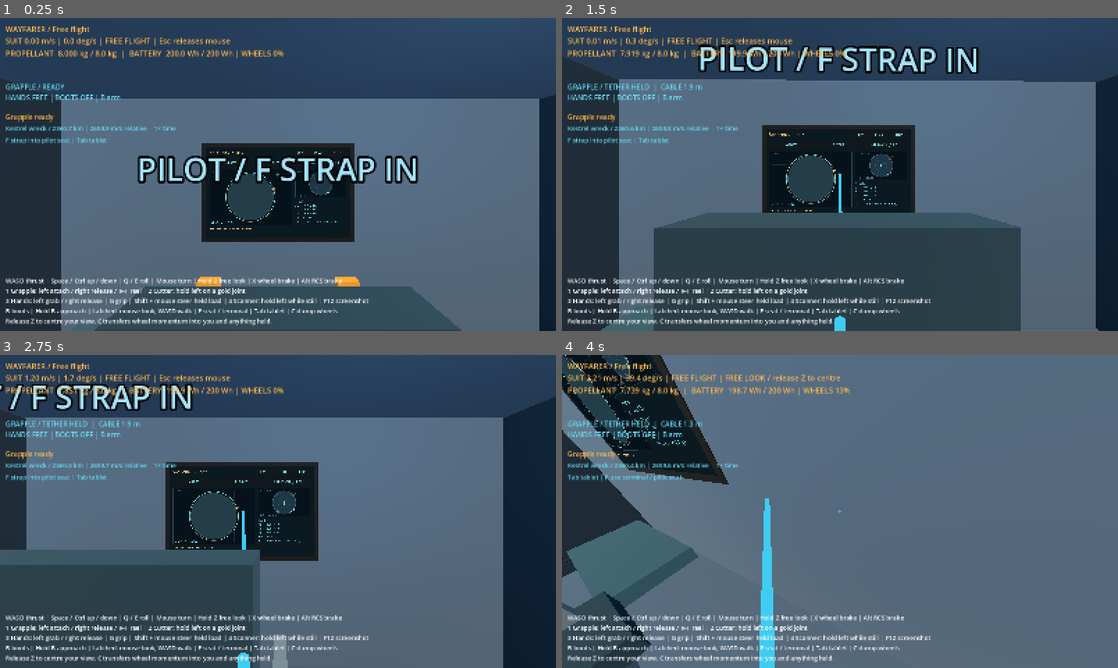
Above: before the commit, frames 1-4 (two rows, left to right).
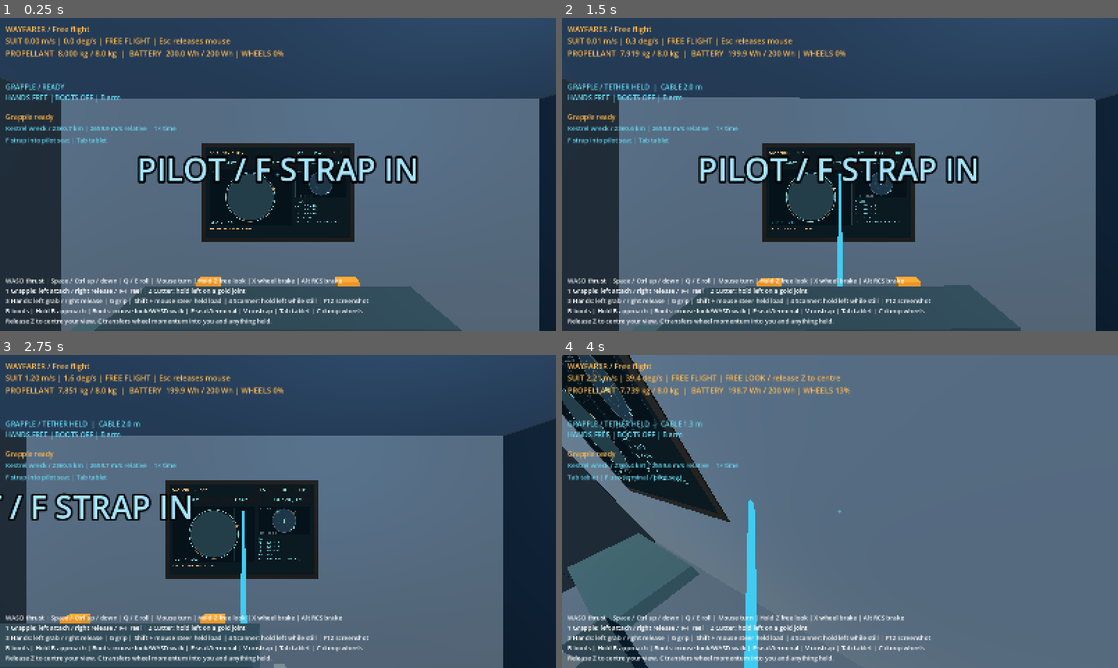
Above: after the commit, the same moments.

Repository: Conrad-N/Wayfarer
Game: Godot game, scene res://scenes/main.tscn
Same seed, same stepped clock (60 frames per second), same inputs: the game is played once before the commit and once after it.
Inputs (mouse positions are in pixels of both pictures, inside the frame that each line leads up to):
- Up to frame 1 (0.25 s): no input
- Up to frame 2 (1.5 s): tap Enter at 0.5 s; move the mouse to (867, 174) at 0.52 s; hold Z (freelook) 0.53-1.28 s; hold W (move_forward) from 0.53 s (still down); click (867, 174) at 0.67 s; tap F (interact) at 0.8, 1.35 s; move the mouse to (812, 174) at 1.27 s; click (812, 174) at 1.42 s
- Up to frame 3 (2.75 s): tap Tab (tablet) at 1.55 s; move the mouse to (333, 442) at 2.02 s; release W (move_forward) at 2.03 s; hold D (move_right) from 2.03 s (still down); hold Tab (tablet) from 2.03 s (still down); click (333, 442) at 2.17 s; tap V (unstrap, bound only after the commit) at 2.3 s
- Up to frame 4 (4 s): move the mouse to (834, 517) at 2.77 s; release D (move_right) at 2.78 s; release Tab (tablet) at 2.78 s; hold W (move_forward) from 2.78 s (still down); tap V (unstrap, bound only after the commit) at 2.85 s; click (834, 517) at 2.92 s; tap Z (freelook) at 3.05 s; move the mouse to (878, 514) at 3.52 s; hold Z (freelook) from 3.53 s (still down); click (878, 514) at 3.67 s; tap F (interact) at 3.8 s

The runs differ from the first frame. In frame 1, 0.4% of the frame differs, in the area x 16-66%, y 92-95%; in frame 2, 30%, in the area x 0-100%, y 8-100%; in frame 3, 24%; in frame 4, 13%.

Commit message:
controls: enable seated free look and dedicated unstrap key
Seated mouse movement always aims the camera freely without Z or resource cost.
V releases the harness regardless of aim or an open terminal/tablet, closes screen
input, restores normal camera height and centres the EVA view without changing
physical motion. Harness loss performs the same camera cleanup. HUD shows free
look and the V exit hint; contextual F behavior remains available.

Verified ./check.sh: 3064 checks, zero failures and no script/leak warnings.
Main scene boots headless cleanly. Fullscreen native mouse/V input verified free
seated look and exiting from an open tablet. Tests cover screen ownership,
resource-free aim, moving-carrier release and unexpected harness loss.

Diff:
--- a/godot/project.godot
+++ b/godot/project.godot
@@ -156,6 +156,11 @@
 "events": [Object(InputEventKey,"physical_keycode":90)]
 }
 
+unstrap={
+"deadzone": 0.2,
+"events": [Object(InputEventKey,"physical_keycode":86)]
+}
+
 [physics]
 
 3d/physics_engine="Jolt Physics"
--- a/godot/scenes/main.tscn
+++ b/godot/scenes/main.tscn
@@ -79,7 +79,7 @@
 grow_vertical = 0
 mouse_filter = 2
 theme_override_font_sizes/font_size = 18
-text = "WASD thrust | Space / Ctrl up / down | Q / E roll |  …(269 unchanged characters)… screenshot\nB boots | Hold B approach | Latched: mouse look, WASD walk | F seat / terminal | Tab tablet | C dump wheels\nRelease Z …(77 unchanged characters)…
+text = "WASD thrust | Space / Ctrl up / down | Q / E roll |  …(269 unchanged characters)… screenshot\nB boots | Hold B approach | Boots: mouse look/WASD walk | F seat/terminal | V unstrap | Tab tablet | C dump wheels\nRelease Z …(77 unchanged characters)…
 
 [node name="GrappleStatus" type="Label" parent="HUD"]
 offset_left = 16.0
--- a/godot/scripts/ship/ship_interaction.gd
+++ b/godot/scripts/ship/ship_interaction.gd
@@ -10,6 +10,7 @@
 var _camera: Camera3D
 var _standing_camera_position: Vector3
 var _seat_restraint: PhysicalGrip
+var _seat_pose_active: bool = false
 
 
 
@@ -65,6 +66,7 @@
 		player.global_transform = approach_pose
 		return false
 	_standing_camera_position = _camera.position
+	_seat_pose_active = true
 	_camera.position = Vector3(0, 0.35, 0)
 	player.centre_head()
 	for child_name: String in ["PhysicalGrip", "MagneticBoots"]:
@@ -86,8 +88,11 @@
 
 ## Unbuckle without changing the actual momentum solved by the seat constraint.
 func unstrap() -> void:
-	if is_seated():
+	if _seat_pose_active:
+		close_screen()
 		_camera.position = _standing_camera_position
+		player.centre_head()
+		_seat_pose_active = false
 	if is_instance_valid(_seat_restraint):
 		_seat_restraint.release()
 	if is_instance_valid(player):
@@ -128,13 +133,15 @@
 func _physics_process(_delta: float) -> void:
 	if not is_instance_valid(player):
 		return
+	if _seat_pose_active and not is_seated():
+		unstrap()
 	player.set_meta("seated", is_seated())
 	if is_open():
-		hint = "Esc / F close screen | Tab tablet" + (" | HARNESS SECURED" if is_seated() else " | UNRESTRAINED")
+		hint = "Esc / F close screen | Tab tablet" + (" | HARNESS SECURED | V unstrap" if is_seated() else " | UNRESTRAINED")
 		if not active_screen.is_available():
 			close_screen()
 	elif is_seated():
-		hint = "HARNESS SECURED | F use terminal" if _aimed_screen() != null else "HARNESS SECURED | F unstrap | Tab flight controls"
+		hint = "HARNESS SECURED | Mouse look | V unstrap | F use terminal | Tab tablet"
 	else:
 		var target: WorldScreen = _aimed_screen()
 		hint = "F strap into pilot seat | Tab tablet" if _aimed_seat() else ("F use %s terminal | Tab tablet" % target.panel.current_app if target != null else "Tab tablet | F use terminal / pilot seat")
@@ -142,6 +149,11 @@
 
 func _input(event: InputEvent) -> void:
 	if not is_instance_valid(player):
+		return
+	if is_seated() and event.is_action("unstrap"):
+		if event.is_pressed() and not event.is_echo():
+			unstrap()
+		get_viewport().set_input_as_handled()
 		return
 	if event.is_action_pressed("tablet") and not event.is_echo():
 		if active_screen == tablet:
--- a/godot/scripts/world/main.gd
+++ b/godot/scripts/world/main.gd
@@ -81,7 +81,9 @@
 	_screenshot_notice_seconds = maxf(0.0, _screenshot_notice_seconds - delta)
 	_screenshot_status.visible = _screenshot_notice_seconds > 0.0
 	var capture_hint: String = "Esc releases mouse" if Input.mouse_mode == Input.MOUSE_MODE_CAPTURED else "Click to fly"
-	if _player.is_freelooking():
+	if _player.has_automatic_freelook() and Input.mouse_mode == Input.MOUSE_MODE_CAPTURED:
+		capture_hint = "FREE LOOK"
+	elif _player.is_freelooking():
 		capture_hint = "FREE LOOK / release Z to centre"
 	var brake_hint: String = "RCS BRAKE" if _player.is_braking() else ("WHEEL BRAKE" if _player.is_wheel_braking() else "FREE FLIGHT")
 	if _player.is_wheel_dumping() and not _player.is_braking():
--- a/godot/scripts/world/player.gd
+++ b/godot/scripts/world/player.gd
@@ -188,7 +188,7 @@
 
 
 func _update_head() -> void:
-	if surface_motion_active:
+	if has_automatic_freelook():
 		head_angles_rad -= _pending_look * mouse_sensitivity
 		head_angles_rad.x = wrapf(head_angles_rad.x, -PI, PI)
 		head_angles_rad.y = clampf(head_angles_rad.y, -SURFACE_PITCH_LIMIT_RAD, SURFACE_PITCH_LIMIT_RAD)
@@ -262,13 +262,18 @@
 		camera.basis = Basis.IDENTITY
 
 
-## Hold EVA head-only aiming; walking already permits free camera aim.
+## Hold EVA head-only aiming; walking and seating already permit free camera aim.
 func set_freelooking(enabled: bool) -> void:
 	if _freelooking == enabled:
 		return
 	_freelooking = enabled
-	if not surface_motion_active:
+	if not has_automatic_freelook():
 		centre_head()
+
+
+## Report always-on free camera aiming supplied by boots or the pilot seat.
+func has_automatic_freelook() -> bool:
+	return surface_motion_active or bool(get_meta("seated", false))
 
 
 ## Report whether the EVA head-look modifier is held.
@@ -293,7 +298,7 @@
 func queue_mouse_look(relative: Vector2) -> void:
 	if not relative.is_finite():
 		return
-	if surface_motion_active or _freelooking:
+	if has_automatic_freelook() or _freelooking:
 		_pending_look += relative
 	elif not freeze and not bool(get_meta("seated", false)) and body_follow_enabled and not _braking and not _wheel_braking and not _wheel_dumping:
 		if not _body_follow:
--- a/godot/tests/test_ship_interaction.gd
+++ b/godot/tests/test_ship_interaction.gd
@@ -170,6 +170,111 @@
 	(fixture.root as Node).free()
 
 
+## A strapped pilot can freely inspect the cabin without turning the suit or firing motors.
+func test_seated_mouse_look_is_free_and_keeps_physical_restraint() -> void:
+	var fixture: Dictionary = _fixture()
+	var player: Player = fixture.player
+	var ship: PlayerShip = fixture.ship
+	var interaction: ShipInteraction = fixture.interaction
+	player.position = PlayerShip.SEAT_POSITION
+	await _frames(3)
+	check(interaction.strap_in(), "pilot straps in for cabin look")
+	await _frames(3)
+	var relative: Transform3D = ship.global_transform.affine_inverse() * player.global_transform
+	var battery: float = player.suit.battery_energy_j
+	var propellant: float = player.suit.propellant_kg
+	player.queue_mouse_look(Vector2(-PI * 1.5 / player.mouse_sensitivity, -PI / player.mouse_sensitivity))
+	await _frames(12)
+	check_near(player.head_angles_rad.x, -PI * 0.5, 1e-5, "seated yaw permits a full three-quarter turn without Z")
+	check_near(player.head_angles_rad.y, deg_to_rad(85.0), 1e-5, "seated view can look almost straight up")
+	check(interaction.is_seated(), "looking around never releases the seat restraint")
+	var moved: Transform3D = ship.global_transform.affine_inverse() * player.global_transform
+	check(moved.origin.distance_to(relative.origin) < 0.01, "head aim does not move the restrained body")
+	check(moved.basis.z.distance_to(relative.basis.z) < 0.001, "head aim does not turn the restrained body")
+	check_near(player.angular_velocity.length(), 0.0, 0.001, "free seated aim produces no body spin")
+	check_eq(player.suit.battery_energy_j, battery, "seated camera aim uses no electrical charge")
+	check_eq(player.suit.propellant_kg, propellant, "seated camera aim uses no propellant")
+	var aimed: Vector2 = player.head_angles_rad
+	player.set_freelooking(true)
+	player.set_freelooking(false)
+	check_eq(player.head_angles_rad, aimed, "Z transitions preserve the seated view")
+	await _frames(6)
+	check_eq(player.head_angles_rad, aimed, "seated view stays aimed when the mouse stops")
+	interaction.unstrap()
+	check_eq(player.head_angles_rad, Vector2.ZERO, "unstrapping centres view on the physical suit")
+	check((player.get_node("Camera3D") as Camera3D).basis.is_equal_approx(Basis.IDENTITY), "unstrapped camera restores ordinary EVA orientation")
+	(fixture.root as Node).free()
+
+
+## V always releases the harness, even when looking at NAV or when a screen owns input.
+func test_dedicated_unstrap_key_overrides_nav_tablet_and_terminal() -> void:
+	var event: InputEventKey = InputEventKey.new()
+	event.physical_keycode = KEY_V
+	event.pressed = true
+	check(InputMap.event_is_action(event, "unstrap"), "physical V is the dedicated unstrap action")
+	for mode: String in ["looking at NAV", "terminal", "tablet"]:
+		var fixture: Dictionary = _fixture()
+		var player: Player = fixture.player
+		var ship: PlayerShip = fixture.ship
+		var interaction: ShipInteraction = fixture.interaction
+		var camera: Camera3D = player.get_node("Camera3D") as Camera3D
+		var standing_camera_position: Vector3 = camera.position
+		player.position = PlayerShip.SEAT_POSITION
+		await _frames(3)
+		check(interaction.strap_in(), mode + ": pilot straps in")
+		ship.apply_central_impulse(Vector3(2000, 0, 0))
+		ship.apply_torque_impulse(Vector3(0, 0, 1000))
+		await _frames(15)
+		if mode == "looking at NAV":
+			# The headless fixture disables live input while stepping physics.
+			# A pilot looking at NAV has normal suit input until a screen opens.
+			player.input_enabled = true
+			check(interaction._aimed_screen() == fixture.screen, "unstrap test actually faces the NAV terminal")
+		elif mode == "terminal":
+			check(interaction.open_terminal(fixture.screen), "terminal owns input before V")
+		else:
+			interaction.open_tablet()
+			check(interaction.active_screen == interaction.tablet, "tablet owns input before V")
+		var was_open: bool = interaction.is_open()
+		event.echo = true
+		interaction._input(event)
+		check(interaction.is_seated(), mode + ": key repeat cannot release the harness")
+		check_eq(interaction.is_open(), was_open, mode + ": key repeat leaves current UI alone")
+		event.echo = false
+		var velocity: Vector3 = player.linear_velocity
+		var spin: Vector3 = player.angular_velocity
+		check(velocity.length() > 0.1 and spin.length() > 0.001, mode + ": restrained pilot has real inherited motion")
+		interaction._input(event)
+		check(not interaction.is_seated() and not bool(player.get_meta("seated", true)), mode + ": V releases the physical restraint")
+		check(not interaction.is_open(), mode + ": V closes any screen before returning to EVA")
+		check(player.input_enabled and not player.freeze, mode + ": V restores live suit controls")
+		check(camera.position.is_equal_approx(standing_camera_position), mode + ": V restores standing eye height")
+		check(camera.basis.is_equal_approx(Basis.IDENTITY) and player.head_angles_rad == Vector2.ZERO, mode + ": V restores centred EVA view")
+		check_near(player.linear_velocity.distance_to(velocity), 0.0, 0.0001, mode + ": V preserves linear momentum")
+		check_near(player.angular_velocity.distance_to(spin), 0.0, 0.0001, mode + ": V preserves angular momentum")
+		interaction._input(event)
+		check(not interaction.is_seated() and not interaction.is_open(), mode + ": repeated V cannot reseat or reopen a screen")
+		(fixture.root as Node).free()
+
+
+## Losing the physical harness also restores the seated camera and screen ownership.
+func test_broken_harness_restores_eva_camera() -> void:
+	var fixture: Dictionary = _fixture()
+	var player: Player = fixture.player
+	var interaction: ShipInteraction = fixture.interaction
+	player.position = PlayerShip.SEAT_POSITION
+	await _frames(3)
+	check(interaction.strap_in(), "pilot seated before restraint loss")
+	interaction.open_tablet()
+	interaction._seat_restraint.release()
+	await _frames(3)
+	check(not player.has_automatic_freelook(), "lost harness clears forced seated view")
+	check(not interaction.is_open() and player.input_enabled, "lost harness returns screen input to suit")
+	check_near((player.get_node("Camera3D") as Camera3D).position.y, 0.55, 0.0001, "lost harness restores ordinary eye height")
+	check_eq(player.head_angles_rad, Vector2.ZERO, "lost harness centres view")
+	(fixture.root as Node).free()
+
+
 func _fixture() -> Dictionary:
 	var root: Node3D = Node3D.new()
 	(Engine.get_main_loop() as SceneTree).root.add_child(root)
Not shown, changed: docs/04-salvage-and-ships.md
Not shown, changed: docs/07-interfaces.md
Not shown, changed: docs/09-roadmap.md
Not shown, changed: docs/DECISIONS.md
